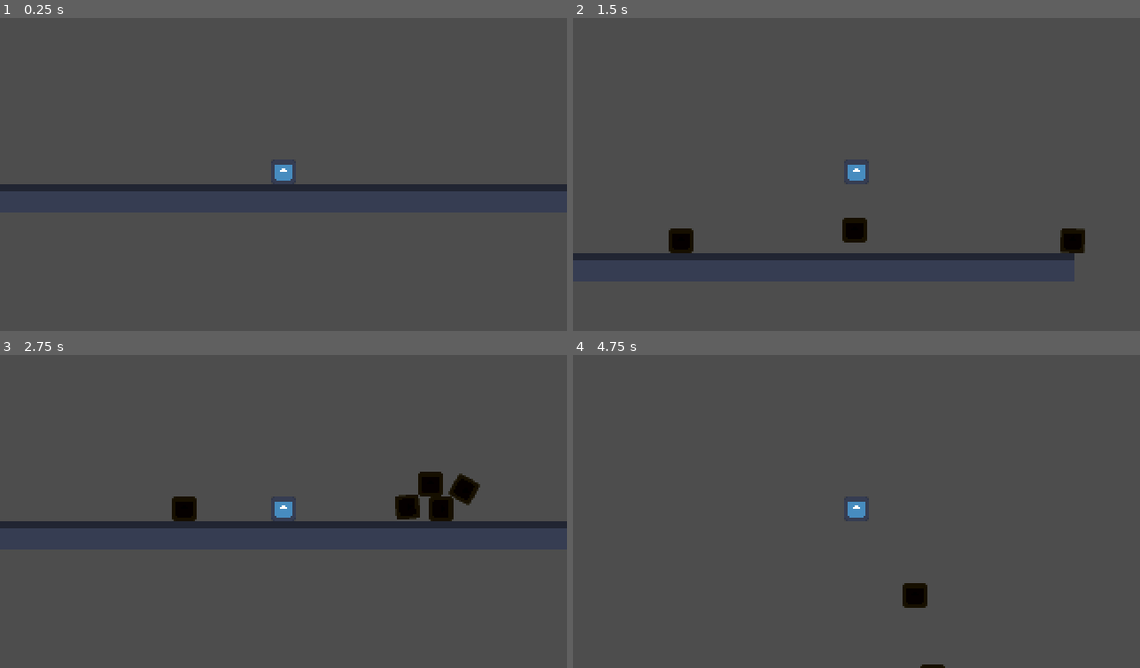
Above: before the commit, frames 1-4 (two rows, left to right).
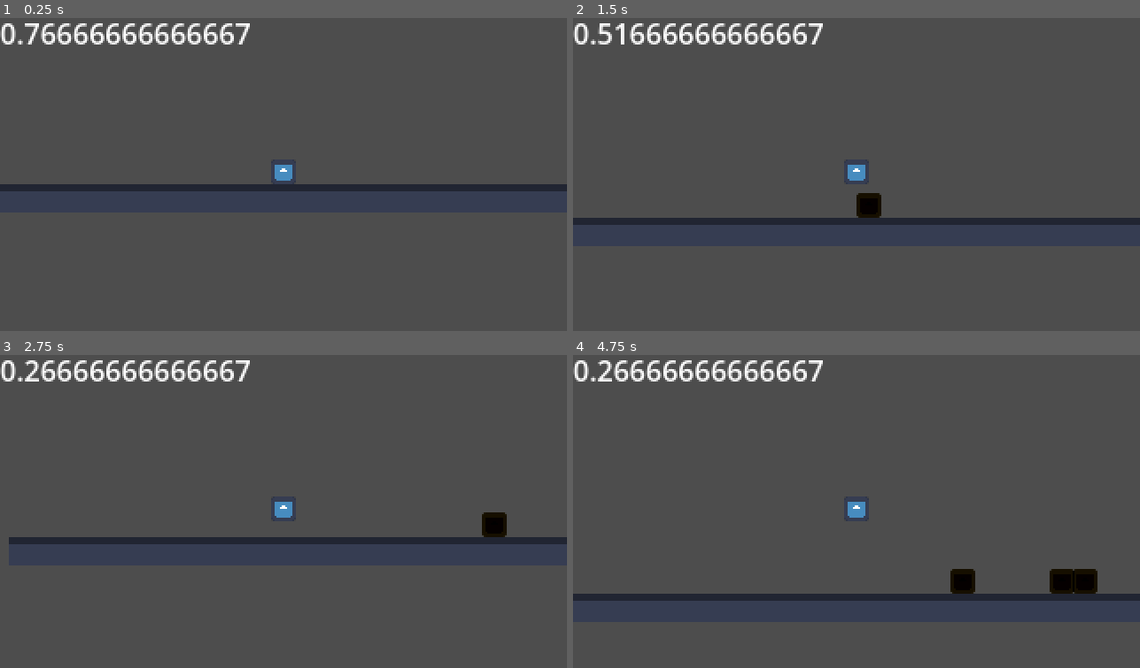
Above: after the commit, the same moments.

Repository: mannireis/gmtk
Game: Godot game, scene res://scenes/levels/testing.tscn
The game is run twice, just before and just after one commit, with the same random seed, the same clock (stepped at 60 frames per second) and the same inputs. The project has no main scene, so this scene is started directly. The engine's default icon, where the game draws it, is replaced by a stand-in: a white triangle on a blue panel in a dark square.
Inputs:
- Up to frame 1 (0.25 s): no input
- Up to frame 2 (1.5 s): hold D (Right) from 0.53 s (still down); tap Space (Jump) at 0.6, 0.77, 1.07, 1.35 s
- Up to frame 3 (2.75 s): tap Space (Jump) at 1.52, 1.82, 2.1 s; release D (Right) at 2.03 s; hold A (Left) from 2.03 s (still down)
- Up to frame 4 (4.75 s): release A (Left) at 2.78 s; hold D (Right) 2.78-4.28 s; tap Space (Jump) at 2.85, 3.02, 3.32, 3.6, 3.77, 4.07, 4.35, 4.52 s; hold A (Left) from 4.28 s (still down)

The runs differ from the first frame. In frame 1, 1.6% of the frame differs, in the area x 0-45%, y 1-9%; in frame 2, 7.1%; in frame 3, 8.0%, in the area x 0-100%, y 1-61%; in frame 4, 5.1%.

Commit message:
commit stuff

Diff:
--- a/scenes/levels/testing.tscn
+++ b/scenes/levels/testing.tscn
@@ -1,9 +1,10 @@
 [gd_scene format=4 uid="uid://vq4wbvyaj30e"]
 
+[ext_resource type="Script" uid="uid://cjlfy0yecqp8x" path="res://scripts/level/base_level.gd" id="1_3mgey"]
 [ext_resource type="Texture2D" uid="uid://bc1ayuixxupfe" path="res://icon.svg" id="1_whlnt"]
 [ext_resource type="PackedScene" uid="uid://dyxyd7brailkq" path="res://scenes/player/main.tscn" id="2_i1vqv"]
 
-[sub_resource type="TileSetAtlasSource" id="TileSetAtlasSource_i1vqv"]
+[sub_resource type="TileSetAtlasSource" id="TileSetAtlasSource_x2n3b"]
 texture = ExtResource("1_whlnt")
 0:0/0 = 0
 0:0/0/physics_layer_0/polygon_0/points = PackedVector2Array(-8, -8, 8, -8, 8, 8, -8, 8)
@@ -134,17 +135,23 @@
 7:7/0 = 0
 7:7/0/physics_layer_0/polygon_0/points = PackedVector2Array(-8, -8, 8, -8, 8, 8, -8, 8)
 
-[sub_resource type="TileSet" id="TileSet_3mgey"]
+[sub_resource type="TileSet" id="TileSet_mouox"]
 physics_layer_0/collision_layer = 1
-sources/0 = SubResource("TileSetAtlasSource_i1vqv")
+sources/0 = SubResource("TileSetAtlasSource_x2n3b")
 
-[node name="Node2D" type="Node2D" unique_id=1416845478]
+[node name="Level" type="Node2D" unique_id=1176676406 node_paths=PackedStringArray("spawn_point")]
+script = ExtResource("1_3mgey")
+spawn_point = NodePath("SpawnPoint")
+metadata/_custom_type_script = "uid://cjlfy0yecqp8x"
 
-[node name="TileMapLayer" type="TileMapLayer" parent="." unique_id=668727961]
+[node name="TileMapLayer" type="TileMapLayer" parent="." unique_id=1209416019]
 tile_map_data = PackedByteArray("AAD9/wEAAAADAAAAAAD+/wEAAAABAAAAAAD//wEAAAACAAAAAAAAAAEAAAADAAAAAAABAAEAAAAEAAAAAAACAA …(384 unchanged characters)…
-tile_set = SubResource("TileSet_3mgey")
+tile_set = SubResource("TileSet_mouox")
+
+[node name="SpawnPoint" type="Marker2D" parent="." unique_id=809938685]
+position = Vector2(-36, -89)
 
 [node name="CharacterBody2D" parent="." unique_id=1003857398 instance=ExtResource("2_i1vqv")]
 position = Vector2(-34, -7)
 
-[node name="Camera2D" type="Camera2D" parent="CharacterBody2D" unique_id=1213695615]
+[node name="Camera2D" type="Camera2D" parent="CharacterBody2D" unique_id=1970490747]
--- a/scenes/player/main.tscn
+++ b/scenes/player/main.tscn
@@ -26,3 +26,14 @@
 [node name="JumpBufferTimer" type="Timer" parent="." unique_id=933284585]
 wait_time = 0.12
 one_shot = true
+
+[node name="DeathTimer" type="Timer" parent="." unique_id=1272719789]
+one_shot = true
+
+[node name="CanvasLayer" type="CanvasLayer" parent="." unique_id=1245967479]
+
+[node name="Label" type="Label" parent="CanvasLayer" unique_id=294717959]
+offset_right = 40.0
+offset_bottom = 23.0
+
+[connection signal="timeout" from="DeathTimer" to="." method="_on_death_timer_timeout"]
--- a/scripts/level/base_level.gd
+++ b/scripts/level/base_level.gd
@@ -1,7 +1,7 @@
-class_name BaseLevel
+class_name Level
 extends Node2D
 
-@onready var spawn_point: Marker2D = $SpawnPoint
+@export var spawn_point: Marker2D
 
 func _get_spawn_point() -> Vector2:
 	return spawn_point.global_position
--- a/scripts/plaer/main.gd
+++ b/scripts/plaer/main.gd
@@ -1,5 +1,6 @@
 extends CharacterBody2D
 
+@onready var death_timer: Timer = $DeathTimer
 @onready var coyote_timer: Timer = $CoyoteTimer
 @onready var jump_buffer_timer: Timer = $JumpBufferTimer
 
@@ -15,8 +16,19 @@
 
 var gravity: float = 12.0
 
+var spawn_point: Vector2
+
+
+func _ready() -> void:
+	var level := get_tree().current_scene as Level
+	death_timer.start()
+	if level:
+		spawn_point = level._get_spawn_point()
 
 func _physics_process(delta: float) -> void:
+	$CanvasLayer/Label.text = str(death_timer.time_left)
+
+
 	var x_input: float = Input.get_axis("Left", "Right")
 	var velocity_weight: float = delta * (accelaration if x_input else friction)
 	velocity.x = lerp(velocity.x, x_input * max_speed, velocity_weight)
@@ -35,7 +47,6 @@
 		gravity = lerp(gravity, max_gravity, 12.3 * delta)
 
 	if Input.is_action_just_pressed("Jump"):
-		_spawn_corpse()
 		if jump_buffer_timer.is_stopped():
 			jump_buffer_timer.start()
 		if not jump_buffer_timer.is_stopped() and (not coyote_timer.is_stopped()) or is_on_floor():
@@ -58,6 +69,11 @@
 
 
 func _respawn() -> void:
-	# Teleport back to level start
-	# To do this im thinking each lever has a start marker
-	pass
+	_spawn_corpse()
+	global_position = spawn_point
+	velocity = Vector2.ZERO
+	death_timer.start()
+
+
+func _on_death_timer_timeout() -> void:
+	_respawn()
